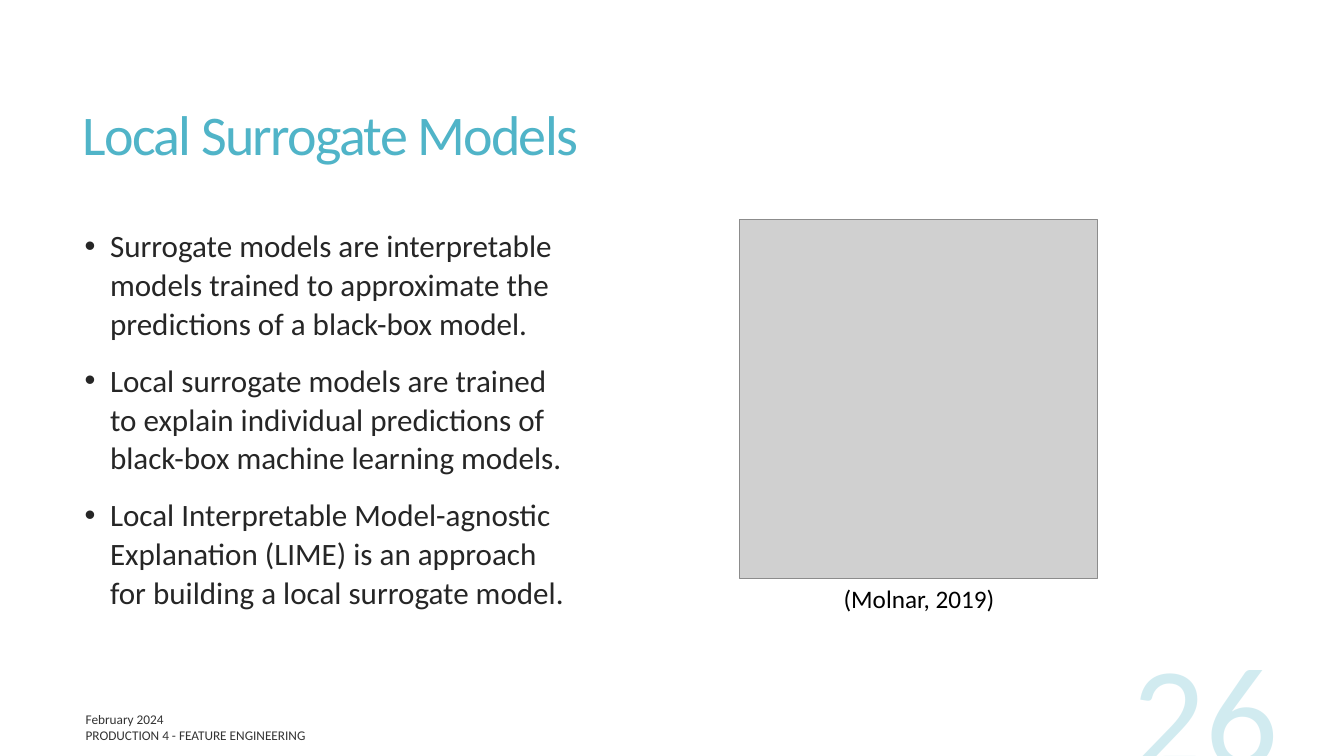
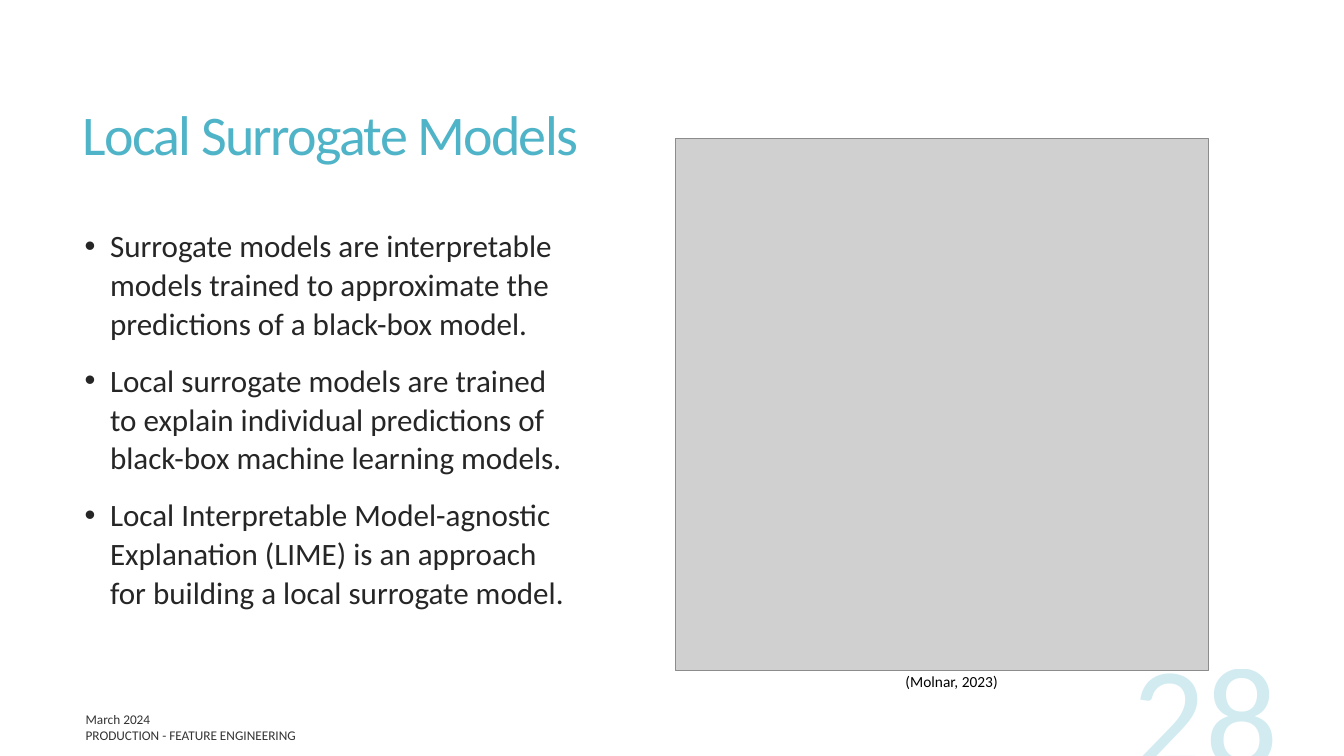
Before and after one commit to UofT-DSI/production, a slide deck: slide 28 of docs/part_4/production_4.pptx (slide 26 before the commit). Drawn at 1344x756 pixels with LibreOffice and Linux fonts; fonts in the diff are those of the drawing; grey boxes stand for pictures. Boxes give left, top, right and bottom in pixels: in the first picture for what was removed or moved away, otherwise in the second. Text is boxed around its words. In the diff, an @@ line names an element or a change of style, - is before the commit and + after.

```diff
--- a/docs/part_4/production_4.pptx
+++ b/docs/part_4/production_4.pptx
@@ picture: place and size @@
-picture at box(739, 220, 1098, 579)
+picture at box(676, 138, 1208, 670)
@@ page number at box(966, 648, 1289, 756): text changed @@
-26
+28
@@ text at box(905, 676, 998, 689): text changed; size 18 to 11 pt @@
-(Molnar, 2019)
+(Molnar, 2023)
@@ text at box(86, 715, 150, 724): text changed @@
-February 2024
+March 2024
@@ text at box(86, 731, 296, 740): text changed @@
-PRODUCTION 4 - FEATURE ENGINEERING
+PRODUCTION - FEATURE ENGINEERING
```
Also in this commit, not shown: 26 other slides changed, 4 slides added, 2 other files.
